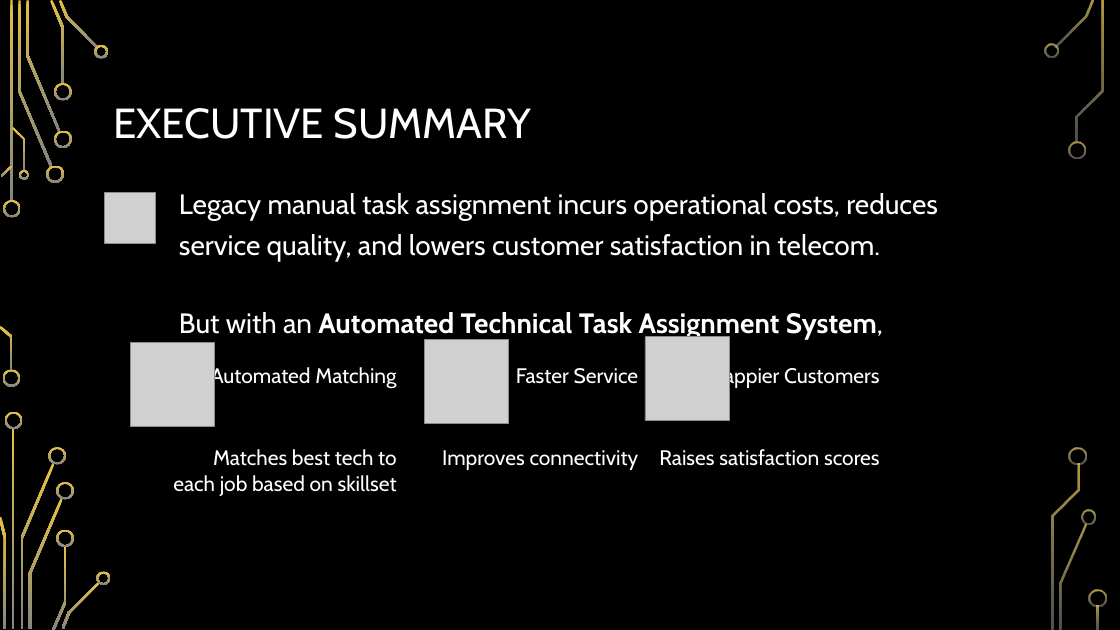
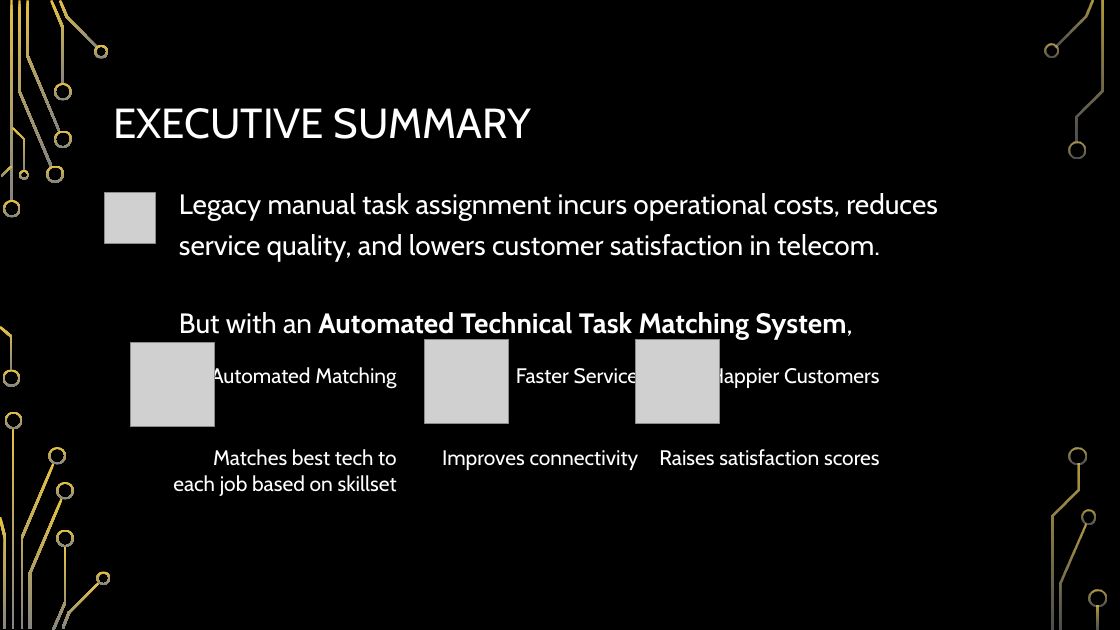
Before and after one commit to suebyeon/Capstone, a slide deck: slide 2 of Business Case.pptx. Drawn at 1120x630 pixels with LibreOffice and Linux fonts; fonts in the diff are those of the drawing; grey boxes stand for pictures; background and template pictures are left out. Boxes give left, top, right and bottom in pixels: in the first picture for what was removed or moved away, otherwise in the second. Text is boxed around its words. In the diff, an @@ line names an element or a change of style, - is before the commit and + after.

```diff
--- a/Business Case.pptx
+++ b/Business Case.pptx
@@ text at <box>179,312,853,340</box>: text changed @@
-But with an Automated Technical Task Assignment System,
+But with an Automated Technical Task Matching System,
@@ picture: place and size @@
-picture at <box>645,337,729,421</box>
+picture at <box>636,339,720,423</box>
```
Also in this commit, not shown: 6 other slides changed, 2 slides added, 1 slide removed.
